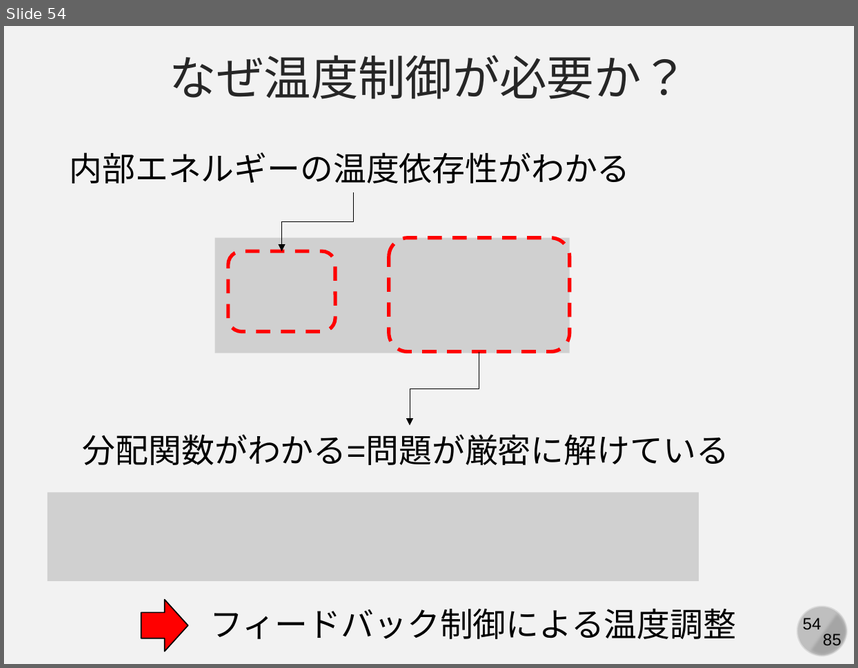
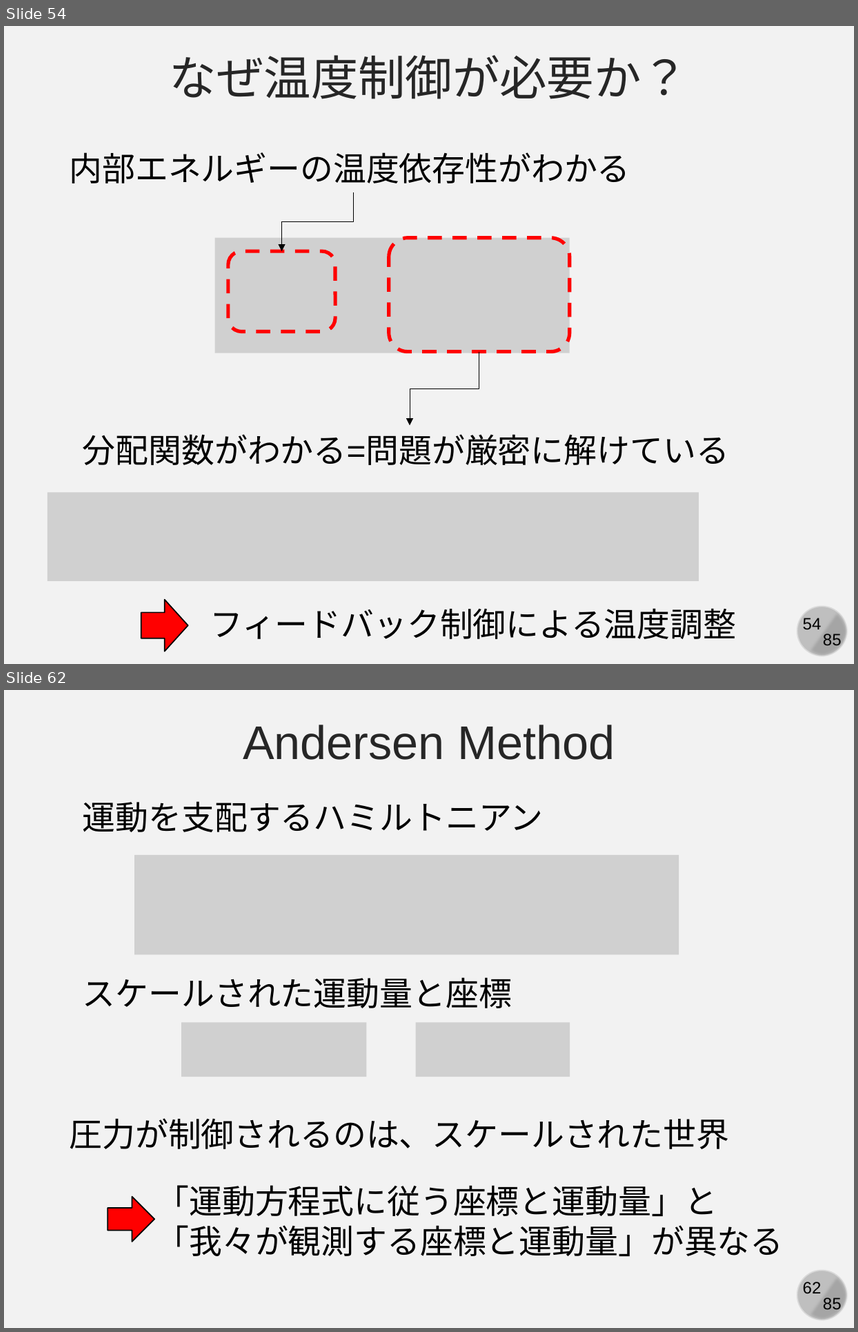
Before and after one commit to kaityo256/simulation_engineering, a slide deck: 06_md_observable/simulation06.pptx. Shown one above the other, each under a label of ours: slide 54 before the commit, slides 54 and 62 after it; the slides between them are not shown. The pictures are 858x668 and 858x1332 pixels, drawn with LibreOffice and Linux fonts; fonts in the diff are those of the drawing; grey boxes stand for pictures. Boxes give left, top, right and bottom in pixels: in the first picture for what was removed or moved away, otherwise in the second. Text is boxed around its words. In the diff, an @@ line names an element or a change of style, - is before the commit and + after.

```diff
--- a/06_md_observable/simulation06.pptx
+++ b/06_md_observable/simulation06.pptx
@@ slide 62 added at <box>4,690,854,1328</box>, background #F2F2F2; not listed: 4 template elements that a slide beside it also shows @@
@@ text added at <box>243,724,615,760</box>, 40 pt, text #262626 @@
+Andersen Method
@@ text added at <box>83,801,544,832</box>, 28 pt, text #000000 @@
+運動を支配するハミルトニアン
@@ picture added at <box>135,855,680,954</box> @@
@@ text added at <box>83,977,512,1008</box>, 28 pt, text #000000 @@
+スケールされた運動量と座標
@@ picture added at <box>181,1023,367,1077</box> @@
@@ picture added at <box>415,1023,569,1077</box> @@
@@ text added at <box>70,1118,730,1149</box>, 28 pt, text #000000 @@
+圧力が制御されるのは、スケールされた世界
@@ text added at <box>156,1185,784,1256</box>, 28 pt, text #000000 @@
+「運動方程式に従う座標と運動量」と
+「我々が観測する座標と運動量」が異なる
@@ right arrow added at <box>107,1196,154,1241</box>, fill #FF0000, outline #000000 1 pt @@
```
Also in this commit, not shown: 1 slide changed, 7 other slides added.
